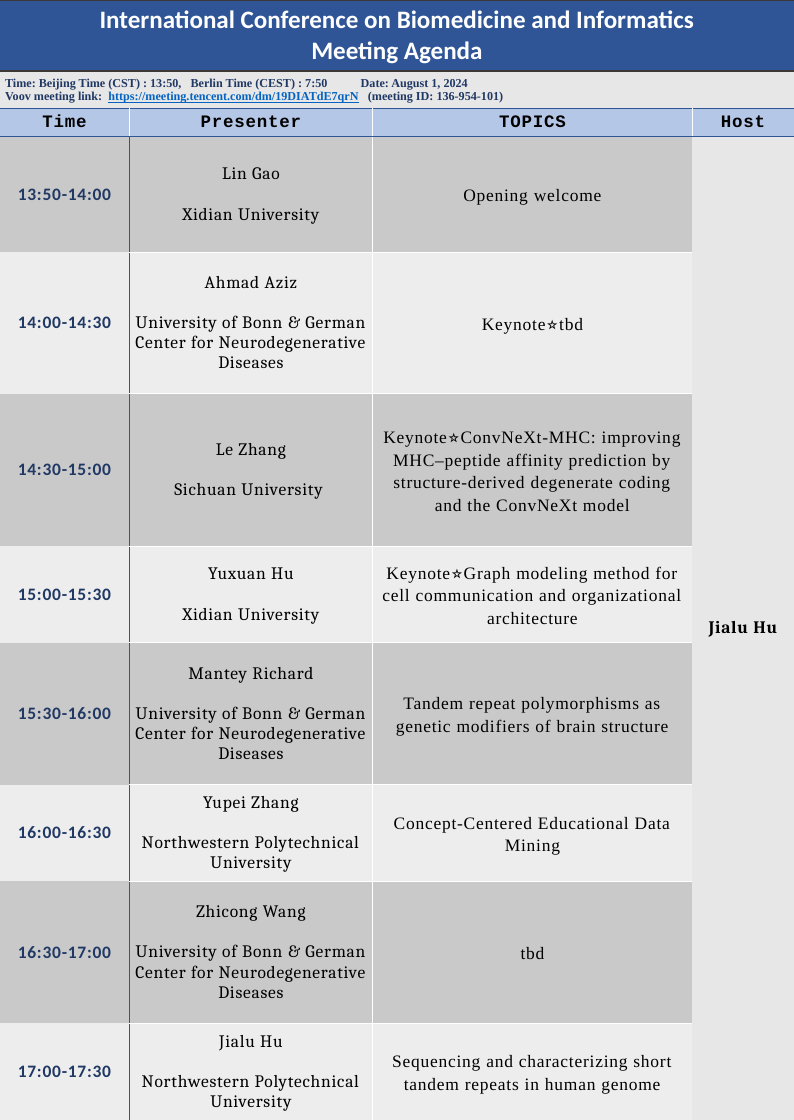
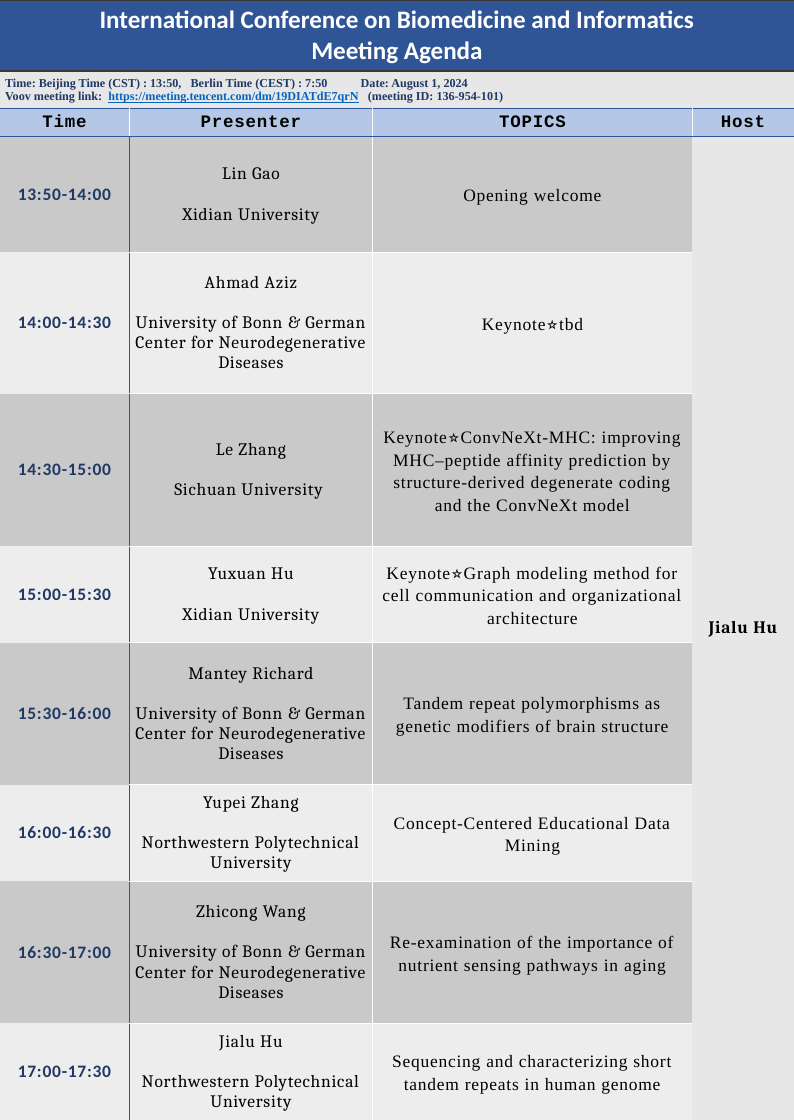
Before and after one commit to Lyycs/ICBI2024, a slide deck: slide 1 of Pictures/test.pptx. Drawn at 794x1120 pixels with LibreOffice and Linux fonts; fonts in the diff are those of the drawing. Boxes give left, top, right and bottom in pixels: in the first picture for what was removed or moved away, otherwise in the second. Text is boxed around its words. In the diff, an @@ line names an element or a change of style, - is before the commit and + after.

```diff
--- a/Pictures/test.pptx
+++ b/Pictures/test.pptx
@@ table at (0,0,794,1120) @@
-row 10, column 3: tbd
+row 10, column 3: Re-examination of the importance of nutrient sensing pathways in aging
```
Also in this commit, not shown: 1 other file.
